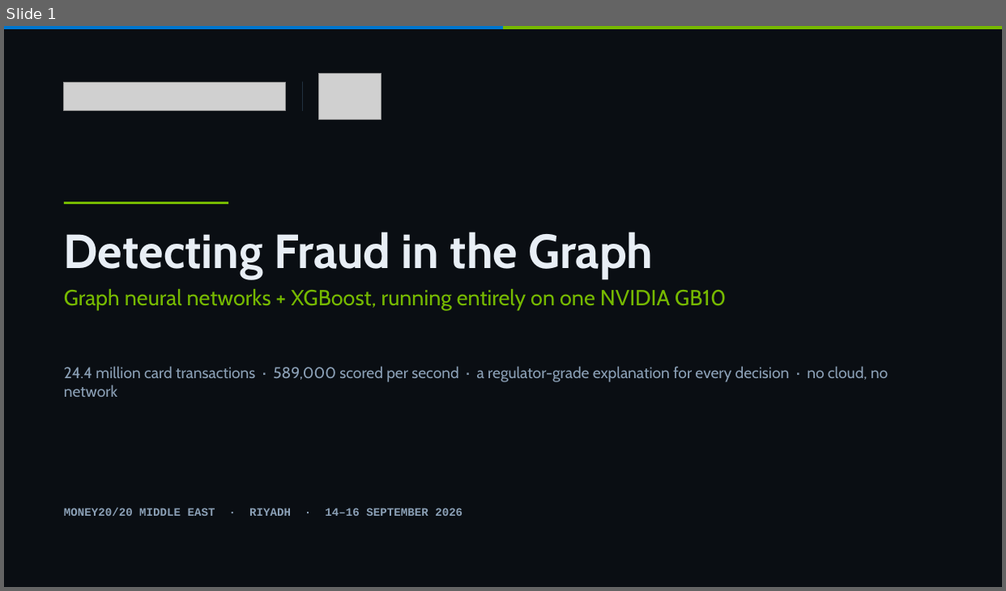
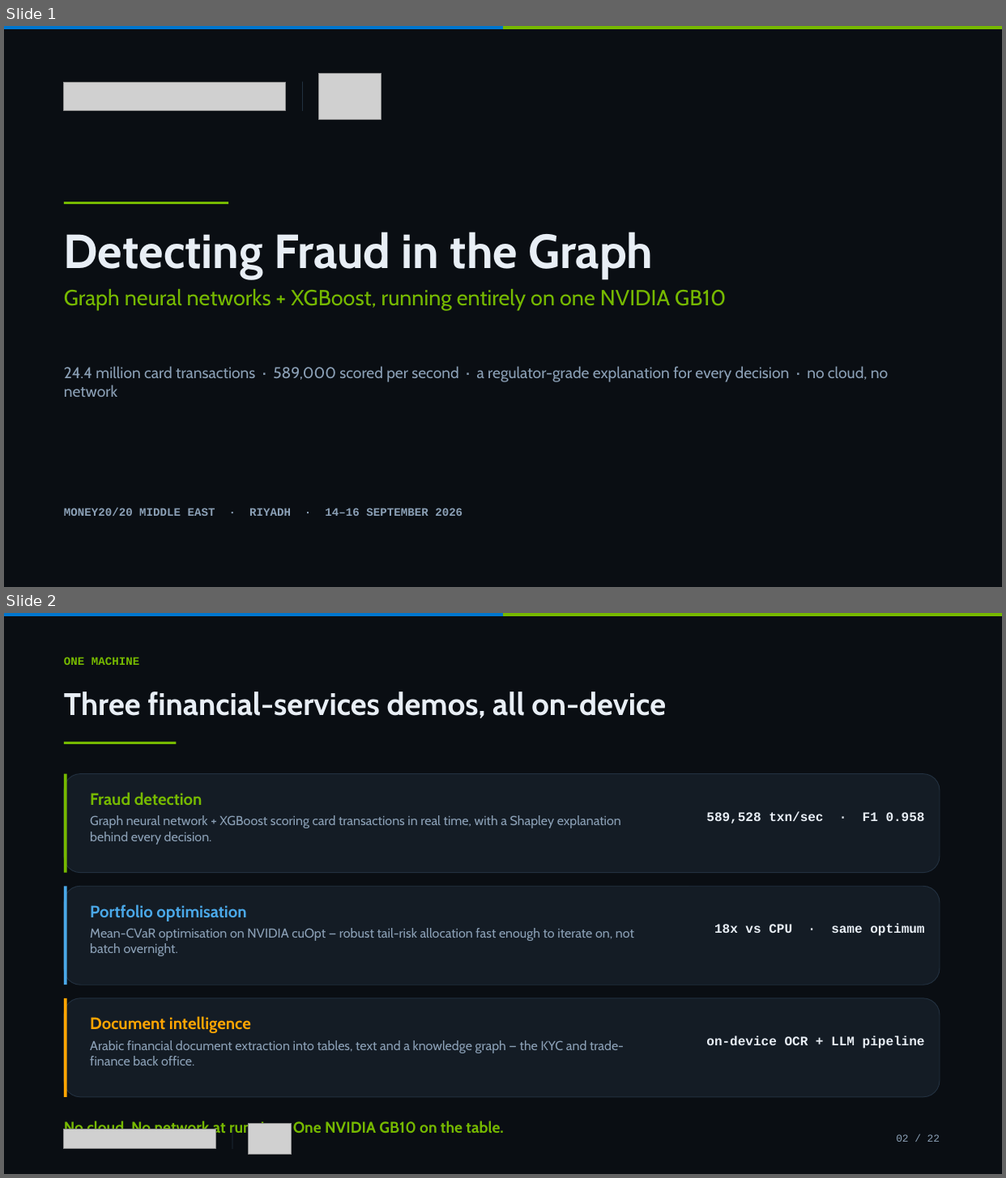
Before and after one commit to tamereissa77/Dell-Money2020, a slide deck: financial-fraud-detection/deck/Financial-Fraud-Detection-GB10.pptx. Shown one above the other, each under a label of ours: slide 1 before the commit, slides 1 and 2 after it. The pictures are 1006x591 and 1006x1178 pixels, drawn with LibreOffice and Linux fonts; fonts in the diff are those of the drawing; grey boxes stand for pictures. Boxes give left, top, right and bottom in pixels: in the first picture for what was removed or moved away, otherwise in the second. Text is boxed around its words. In the diff, an @@ line names an element or a change of style, - is before the commit and + after.

```diff
--- a/financial-fraud-detection/deck/Financial-Fraud-Detection-GB10.pptx
+++ b/financial-fraud-detection/deck/Financial-Fraud-Detection-GB10.pptx
@@ slide 2 added at bbox=[4, 613, 1002, 1174], background #FFFFFF @@
@@ rectangle added at bbox=[4, 613, 1002, 1174], fill #0A0E13 @@
@@ rectangle added at bbox=[4, 613, 503, 616], fill #0076CE @@
@@ rectangle added at bbox=[503, 613, 1002, 616], fill #76B900 @@
@@ text added at bbox=[64, 657, 139, 665], 11 pt, text #76B900, bold @@
+ONE MACHINE
@@ text added at bbox=[64, 692, 666, 718], 30 pt, text #E8EEF5, bold @@
+Three financial-services demos, all on-device
@@ rectangle added at bbox=[64, 742, 177, 744], fill #76B900 @@
@@ rounded rectangle added at bbox=[64, 774, 940, 873], fill #141C25, outline #22303F 0.75 pt @@
@@ rectangle added at bbox=[64, 774, 67, 873], fill #76B900 @@
@@ text added at bbox=[90, 792, 621, 845], 12.5 pt, text #8BA0B6 @@
+Fraud detection
+Graph neural network + XGBoost scoring card transactions in real time, with a Shapley explanation behind every decision.
@@ text added at bbox=[706, 811, 925, 824], 12.5 pt, text #E8EEF5, bold @@
+589,528 txn/sec · F1 0.958
@@ rounded rectangle added at bbox=[64, 886, 940, 985], fill #141C25, outline #22303F 0.75 pt @@
@@ rectangle added at bbox=[64, 886, 67, 985], fill #4AA8E8 @@
@@ text added at bbox=[90, 905, 634, 956], 12.5 pt, text #8BA0B6 @@
+Portfolio optimisation
+Mean-CVaR optimisation on NVIDIA cuOpt — robust tail-risk allocation fast enough to iterate on, not batch overnight.
@@ text added at bbox=[714, 923, 924, 936], 12.5 pt, text #E8EEF5, bold @@
+18x vs CPU · same optimum
@@ rounded rectangle added at bbox=[64, 999, 940, 1097], fill #141C25, outline #22303F 0.75 pt @@
@@ rectangle added at bbox=[64, 999, 67, 1097], fill #FFA502 @@
@@ text added at bbox=[90, 1016, 624, 1066], 12.5 pt, text #8BA0B6 @@
+Document intelligence
+Arabic financial document extraction into tables, text and a knowledge graph — the KYC and trade-finance back office.
@@ text added at bbox=[706, 1036, 925, 1049], 12.5 pt, text #E8EEF5, bold @@
+on-device OCR + LLM pipeline
@@ text added at bbox=[64, 1120, 504, 1137], 15 pt, text #76B900, bold @@
+No cloud. No network at run time. One NVIDIA GB10 on the table.
@@ picture added at bbox=[64, 1130, 216, 1149] @@
@@ rectangle added at bbox=[232, 1129, 233, 1149], fill #22303F @@
@@ picture added at bbox=[249, 1123, 292, 1155] @@
@@ text added at bbox=[896, 1135, 940, 1142], 10 pt, text #8BA0B6 @@
+02 / 22
```
Also in this commit, not shown: 15 slides changed, 5 other slides added, 15 other files.
